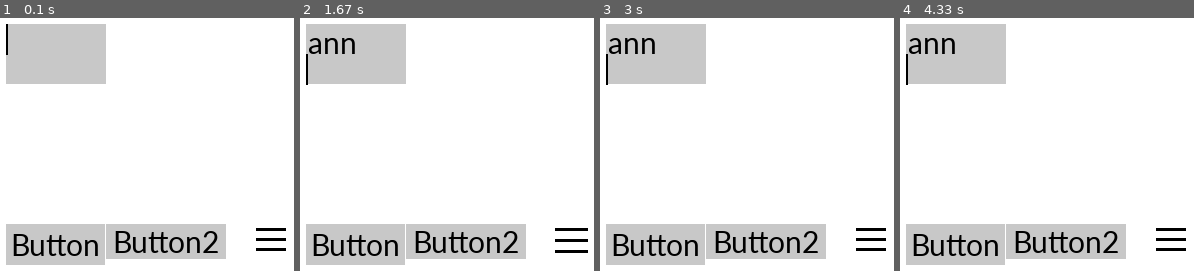
Above: before the commit, frames 1-4 (left to right).
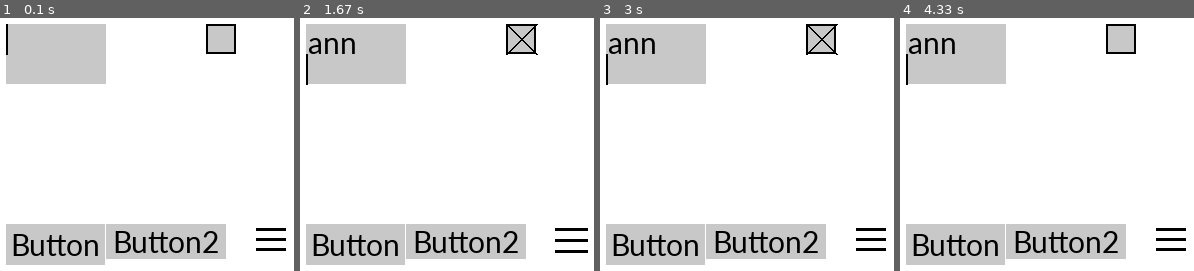
Above: after the commit, the same moments.

Repository: TheBigKahuna353/PygameUI
Game: pygame game, started from Example.py
Two runs of this game, one before a commit and one after it. Both use one fixed random seed, a clock stepped at 60 frames per second and the inputs below.
Inputs (mouse positions are in pixels of both pictures, inside the frame that each line leads up to):
- Up to frame 1 (0.1 s): no input
- Up to frame 2 (1.67 s): click (520, 38) at 0.38 s; type "ann" at 0.67 s; tap Enter at 1 s; click (355, 243) at 1.27 s; press the mouse at (570, 238) at 1.58 s
- Up to frame 3 (3 s): move the mouse to (814, 109) at 1.68 s; release the mouse at (outside the picture) at 1.82 s; press the mouse at (655, 243) at 1.92 s; move the mouse to (649, 245) at 2.02 s; release the mouse at (644, 248) at 2.15 s; press the mouse at (870, 238) at 2.25 s; move the mouse to (735, 157) at 2.35 s; release the mouse at (outside the picture) at 2.48 s; press the mouse at (820, 38) at 2.58 s; move the mouse to (823, 33) at 2.68 s; release the mouse at (826, 28) at 2.82 s; press the mouse at (820, 38) at 2.92 s
- Up to frame 4 (4.33 s): move the mouse to (1064, 66) at 3.02 s; release the mouse at (1011, 91) at 3.15 s; press the mouse at (1120, 38) at 3.25 s; move the mouse to (1067, 134) at 3.35 s; release the mouse at (1014, 230) at 3.48 s; press the mouse at (1064, 240) at 3.58 s; move the mouse to (967, 162) at 3.68 s; release the mouse at (outside the picture) at 3.82 s; hold Right from 3.88 s (still down)

The runs differ from the first frame. In frame 1, 1.2% of the frame differs, in the area x 70-81%, y 2-15%; in frame 2, 1.2%; in frame 3, 1.2%; in frame 4, 1.2%.

Commit message:
added Checkbox

Diff:
--- a/Example.py
+++ b/Example.py
@@ -66,6 +66,9 @@
 )
 
 
+checkBox = UI.CheckBox(300,100,30, background=(200,200,200))
+
+
 running = True
 # Game Loop
 while running:
@@ -78,7 +81,10 @@
         print("button2 clicked")
 
     button_img.update()
+    checkBox.update()
 
+    if checkBox:
+        print("checkBox = true")
 
     pygame.display.update()
     for e in pygame.event.get():             # checks all events that happen
--- a/UI.py
+++ b/UI.py
@@ -13,6 +13,13 @@
     screen = pygame.display.set_mode((w,h))
     return screen
 
+def update_all():
+    for widget in _all_widgets:
+        widget.update()
+
+_all_widgets = []
+
+
 #button class
 class Button:
     def __init__(self,x,y,w= 0,h=0, calculateSize = False,text="",background = (255,255,255),font = "Calibri", font_siz …(266 unchanged characters)…
@@ -20,6 +27,7 @@
         self.y = y
         self.w = w
         self.h = h
+        _all_widgets.append(self)
         self.surface = surface
         #if no surface is supplied, try getting
         if self.surface == None:
@@ -151,6 +159,7 @@
         self.y = y
         self.w = w
         self.h = h
+        _all_widgets.append(self)
         self.cursor = cursor
         self.current_line = 0
         self.current_col = len(text)
@@ -160,7 +169,9 @@
         self.text = [list(text)]
         self.char_length = [self._get_text_width(x) for x in self.text]
         self.background = background
-        self.surface= surface
+        self.surface= surface if surface else pygame.display.get_surface()
+        if self.surface == None:
+            raise ValueError("No surface to blit to")
         self.margin = margin
         self.Enter_action = Enter_action
         #if no surface is supplied, get window
@@ -265,3 +276,52 @@
             if return_as_string:
                 return "\n".join(string)
             return string
+
+class CheckBox:
+    def __init__(self,x,y,w,checked=False,background=(255,255,255),outline=True,outline_amount=2,surface=None,check_width = 2):
+        self.x = x
+        self.y = y
+        self.w = w
+        _all_widgets.append(self)
+        self.checked = checked
+        self.backgound = background
+        self.outline = outline
+        self.outline_amount = outline_amount
+        self._prev_click = False
+        self.surface = surface if surface else pygame.display.get_surface()
+        self.check_width = check_width
+        if self.surface == None:
+            raise ValueError("No surface to blit to")
+
+    def __bool__(self):
+        return self.checked
+
+    def __repr__(self):
+        return self.checked
+
+    def __str__(self):
+        return "Checkbox at (" + str(self.x) + ", " + str(self.y) + "): " + str(self.checked)
+
+    def update(self):
+        mouse = pygame.mouse.get_pos()
+        click = pygame.mouse.get_pressed()[0]
+
+        if mouse[0] > self.x and mouse[0] < self.x + self.w:
+            if mouse[1] > self.y and mouse[1] < self.y + self.w:
+                if click:
+                    if not self._prev_click:
+                        self.checked = not self.checked
+                        self._prev_click = True
+                else:
+                    self._prev_click = False
+        self._draw()
+
+    def _draw(self):
+        if self.outline:
+            pygame.draw.rect(self.surface,(0,0,0),(self.x,self.y,self.w,self.w))
+            pygame.draw.rect(self.surface,self.backgound,(self.x + self.outline_amount,self.y + self.outline_amount,self.w - self.outline_amount*2,self.w - self.outline_amount*2))
+        else:
+            pygame.draw.rect(self.surface,self.backgound,(self.x,self.y,self.w,self.w))
+        if self.checked:
+            pygame.draw.line(self.surface,(0,0,0),(self.x,self.y), (self.x + self.w,self.y + self.w),self.check_width)
+            pygame.draw.line(self.surface,(0,0,0),(self.x,self.y + self.w), (self.x + self.w,self.y),self.check_width)
